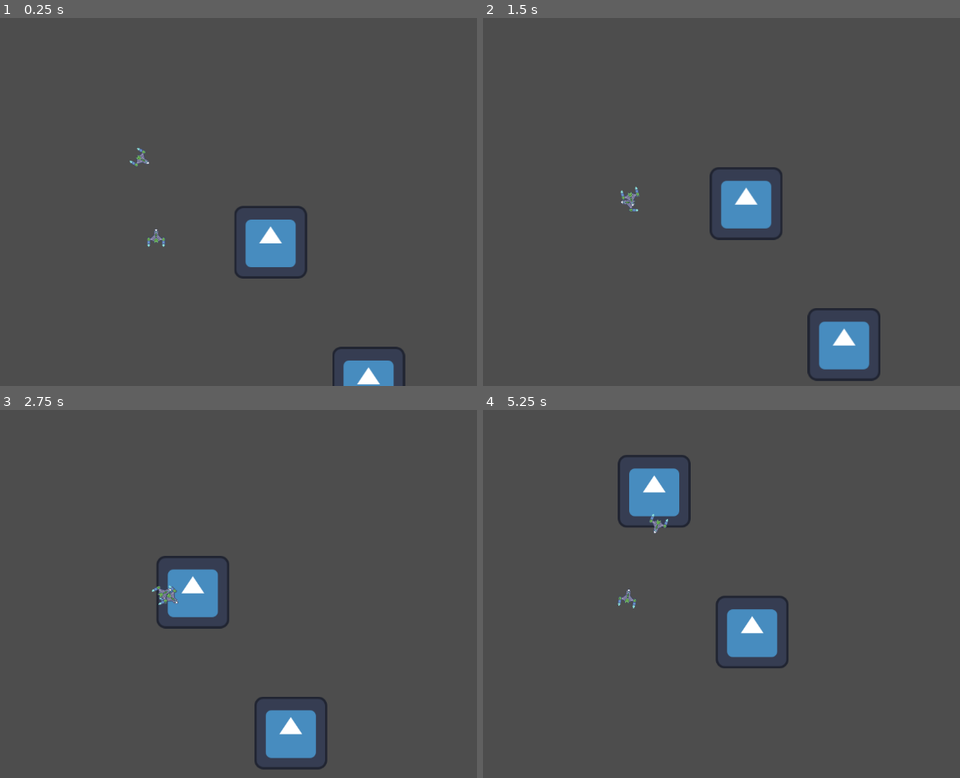
Above: before the commit, frames 1-4 (two rows, left to right).
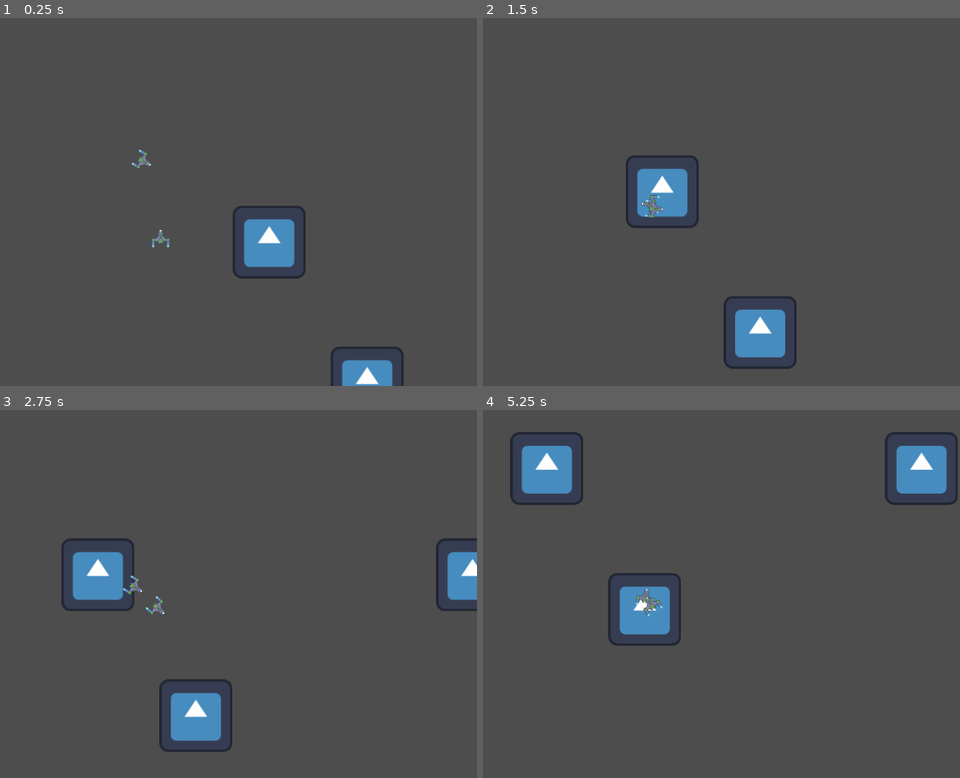
Above: after the commit, the same moments.

Repository: JoshPattman/microjam-034
Game: Godot game, scene res://scenes/gravity_test.tscn
The game is run twice, just before and just after one commit, with the same random seed, the same clock (stepped at 60 frames per second) and the same inputs. This scene is started directly instead of the project's main scene. The engine's default icon, where the game draws it, is replaced by a stand-in: a white triangle on a blue panel in a dark square.
Inputs:
- Up to frame 1 (0.25 s): no input
- Up to frame 2 (1.5 s): hold D (player_right) 0.53-1.28 s; tap Shift (player_boost) at 0.6 s; hold S (player_back) from 1.28 s (still down); tap Ctrl (player_break) at 1.35 s
- Up to frame 3 (2.75 s): release S (player_back) at 2.03 s; hold D (player_right) from 2.03 s (still down); tap Shift (player_boost) at 2.1 s
- Up to frame 4 (5.25 s): release D (player_right) at 2.78 s; hold W (player_forward) 2.78-3.53 s; tap Ctrl (player_break) at 2.85, 4.35 s; hold A (player_left) 3.53-5.03 s; tap Shift (player_boost) at 3.6, 5.1 s; hold S (player_back) from 5.03 s (still down)

The runs differ from the first frame. In frame 1, 0.8% of the frame differs, in the area x 27-86%, y 35-100%; in frame 2, 7.3%; in frame 3, 8.4%; in frame 4, 9.0%, in the area x 5-100%, y 6-71%.

Commit message:
time dialation and black holes

Diff:
--- a/godot/scenes/gravity_test.tscn
+++ b/godot/scenes/gravity_test.tscn
@@ -12,7 +12,6 @@
 [node name="TimeDialater" type="Node2D" parent="."]
 position = Vector2(400, 400)
 script = ExtResource("1_y8n66")
-multiplier = 0.25
 
 [node name="Sprite2D" type="Sprite2D" parent="TimeDialater"]
 texture = ExtResource("2_we4mt")
@@ -20,7 +19,6 @@
 [node name="TimeDialater2" type="Node2D" parent="."]
 position = Vector2(886, 152)
 script = ExtResource("1_y8n66")
-multiplier = 0.25
 
 [node name="Sprite2D" type="Sprite2D" parent="TimeDialater2"]
 texture = ExtResource("2_we4mt")
@@ -28,7 +26,6 @@
 [node name="TimeDialater3" type="Node2D" parent="."]
 position = Vector2(228, 152)
 script = ExtResource("1_y8n66")
-multiplier = 0.25
 
 [node name="Sprite2D" type="Sprite2D" parent="TimeDialater3"]
 texture = ExtResource("2_we4mt")
--- a/godot/scripts/custom_rb.gd
+++ b/godot/scripts/custom_rb.gd
@@ -15,6 +15,8 @@
 var local_time_mult: float = 1.0
 static var player_time_mult: float = 1.0
 
+var local_gravity_accel: Vector2 = Vector2()
+
 # Override this to do physics
 func _custom_physics_process(delta: float) -> void:
 	pass
@@ -29,6 +31,9 @@
 		player_time_mult = tm
 	else:
 		local_time_mult = tm
+
+	local_gravity_accel = calculate_gravity_accel()
+
 	_custom_process(delta)
 
 func _physics_process(delta: float) -> void:
@@ -37,6 +42,8 @@
 		tm /= player_time_mult
 	var real_delta = delta * tm
 	_custom_physics_process(delta*tm)
+
+	add_force(local_gravity_accel)
 
 	var real_acceleration = _total_real_force
 	real_velocity += real_acceleration * real_delta
@@ -61,6 +68,14 @@
 			total_muliplier *= node.get_multiplier_at(position)
 	return total_muliplier
 
+func calculate_gravity_accel() -> Vector2:
+	var tds = get_tree().get_nodes_in_group("time_dialaters")
+	var total_accel = Vector2()
+	for node in tds:
+		if node is TimeDialater:
+			total_accel += node.get_acceleration_at(position)
+	return total_accel
+
 func add_force(force: Vector2) -> void:
 	_total_real_force += force
 
--- a/godot/scripts/time_dialater.gd
+++ b/godot/scripts/time_dialater.gd
@@ -2,8 +2,11 @@
 
 class_name TimeDialater
 
-@export var multiplier = 0.5
-@export var range = 100
+@export var slow_mult = 0.5
+@export var slow_range = 100
+
+@export var pull_force: float = 400.0
+@export var pull_range: float = 600.0
 
 # Called when the node enters the scene tree for the first time.
 func _ready() -> void:
@@ -16,7 +19,14 @@
 
 func get_multiplier_at(pos: Vector2) -> float:
 	var dist = (position-pos).length()
-	if dist <= range:
-		return multiplier
-	else:
+	if dist > slow_range:
 		return 1.0
+	var t = 1 - (dist / slow_range)
+	return (1-t) * 1.0 + t * slow_mult
+
+func get_acceleration_at(pos: Vector2) -> Vector2:
+	var delta = (position-pos)
+	var dist = delta.length()
+	if dist > pull_range:
+		return Vector2()
+	return (delta / dist) * (1 - (dist/pull_range)) * pull_force
